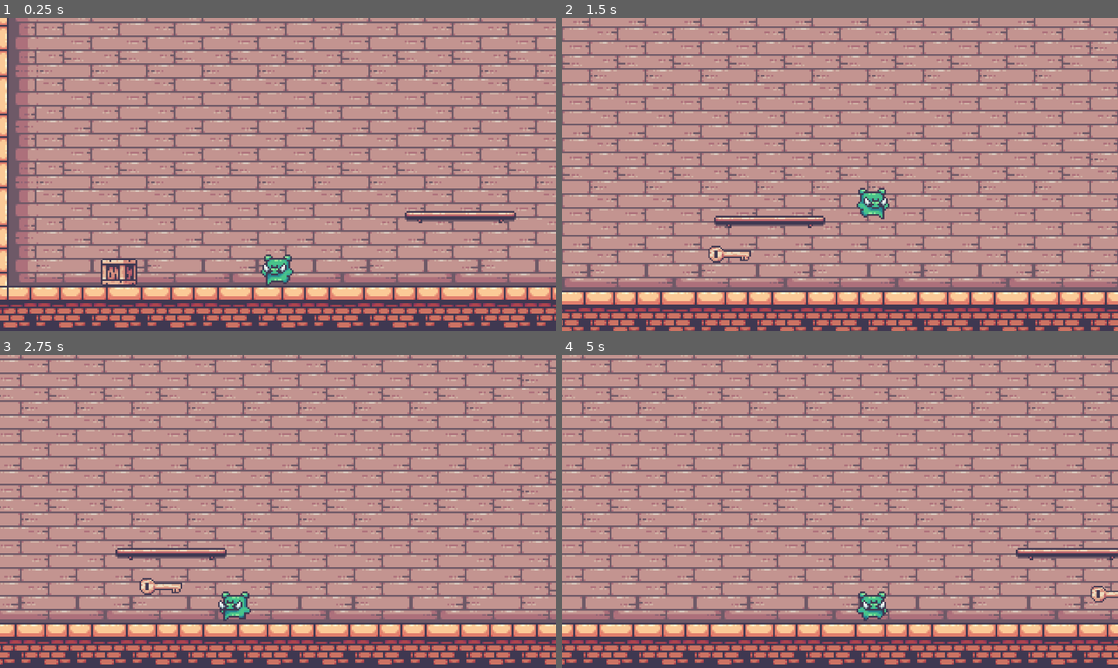
Above: before the commit, frames 1-4 (two rows, left to right).
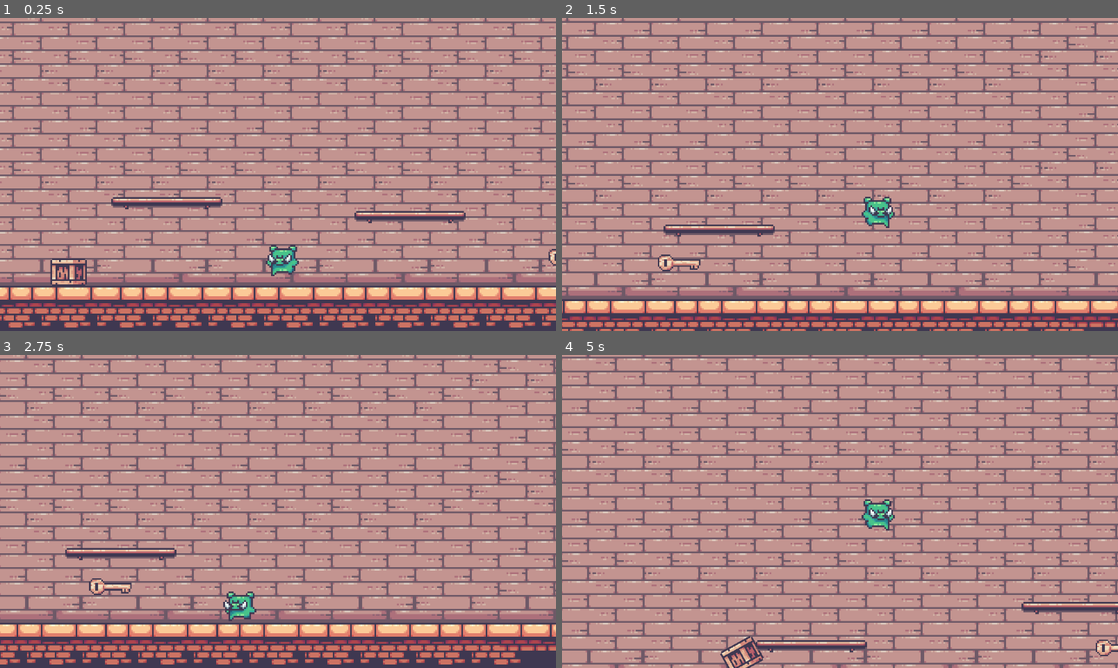
Above: after the commit, the same moments.

Repository: BulldozerDevv/Out-Of-Reach
Game: Godot game, scene res://Scenes/main_level.tscn
Same seed, same stepped clock (60 frames per second), same inputs: the game is played once before the commit and once after it. Before the commit the project has no main scene; this scene is started directly in both runs.
Inputs:
- Up to frame 1 (0.25 s): no input
- Up to frame 2 (1.5 s): hold Right (right) from 0.53 s (still down); tap Space (jump) at 0.77 s
- Up to frame 3 (2.75 s): tap Space (jump) at 1.52 s; release Right (right) at 2.03 s; hold Left (left) from 2.03 s (still down)
- Up to frame 4 (5 s): tap Space (jump) at 3.02, 3.77, 4.52 s; release Left (left) at 4.28 s; hold Right (right) from 4.28 s (still down)

The runs differ from the first frame. In frame 1, 25% of the frame differs, in the area x 0-100%, y 0-99%; in frame 2, 52%; in frame 3, 21%; in frame 4, 55%, in the area x 0-100%, y 0-100%.

Commit message:
Disappearing Platform added (no bugs) FINALLLLLYYY!!!!!

Diff:
--- /dev/null
+++ b/Scenes/disappearingplatform.tscn
@@ -0,0 +1,32 @@
+[gd_scene load_steps=5 format=3 uid="uid://cdkf3c60sc4u1"]
+
+[ext_resource type="Texture2D" uid="uid://dumv7ut8ojxsg" path="res://Sprites/Platform.png" id="1_8j3ia"]
+[ext_resource type="Script" uid="uid://1hx8wroyn2ht" path="res://Scripts/disappearingplatform.gd" id="1_rda1u"]
+
+[sub_resource type="RectangleShape2D" id="RectangleShape2D_rda1u"]
+size = Vector2(60, 5)
+
+[sub_resource type="RectangleShape2D" id="RectangleShape2D_xmkr7"]
+size = Vector2(60, 10)
+
+[node name="DisappearingPlatform" type="StaticBody2D"]
+script = ExtResource("1_rda1u")
+
+[node name="CollisionShape2D" type="CollisionShape2D" parent="."]
+position = Vector2(0, 0.5)
+shape = SubResource("RectangleShape2D_rda1u")
+
+[node name="Sprite2D" type="Sprite2D" parent="."]
+texture_filter = 1
+texture = ExtResource("1_8j3ia")
+
+[node name="Area2D" type="Area2D" parent="."]
+
+[node name="CollisionShape2D" type="CollisionShape2D" parent="Area2D"]
+position = Vector2(0, -3)
+shape = SubResource("RectangleShape2D_xmkr7")
+
+[node name="Timer" type="Timer" parent="."]
+
+[connection signal="body_entered" from="Area2D" to="." method="_on_area_2d_body_entered"]
+[connection signal="timeout" from="Timer" to="." method="_on_timer_timeout"]
--- a/Scenes/main_level.tscn
+++ b/Scenes/main_level.tscn
@@ -6,6 +6,7 @@
 [ext_resource type="Texture2D" uid="uid://gewa1oiwlmuv" path="res://Sprites/14-TileSets/Decorations (32x32).png" id="5_236hc"]
 [ext_resource type="PackedScene" uid="uid://b5614fhgoybvr" path="res://Scenes/key.tscn" id="5_a2ia3"]
 [ext_resource type="PackedScene" uid="uid://bd41uvo1k3hmu" path="res://Scenes/movingplatform.tscn" id="7_lwkuy"]
+[ext_resource type="PackedScene" uid="uid://cdkf3c60sc4u1" path="res://Scenes/disappearingplatform.tscn" id="7_tqiex"]
 
 [sub_resource type="TileSetAtlasSource" id="TileSetAtlasSource_lwkuy"]
 texture = ExtResource("4_a2ia3")
@@ -543,29 +544,29 @@
 format = 2
 layer_0/tile_data = PackedInt32Array(1572877, 983040, 4, 1310733, 720896, 3, 1376269, 720896, 4, 1441805, 720896, 5, 15 …(52882 unchanged characters)…
 
-[node name="Player" parent="." instance=ExtResource("2_ikcpc")]
-position = Vector2(376, 344)
-collision_layer = 2
+[node name="Box" parent="." instance=ExtResource("3_5erdv")]
+position = Vector2(288, 352)
+collision_layer = 4
 collision_mask = 7
 
-[node name="Camera2D" type="Camera2D" parent="Player"]
-position = Vector2(3, 5)
+[node name="Key" parent="." instance=ExtResource("5_a2ia3")]
+position = Vector2(576, 368)
+
+[node name="MovingPlatform" parent="." instance=ExtResource("7_lwkuy")]
+position = Vector2(448, 344)
+curve = SubResource("Curve2D_lwkuy")
+loop = false
+
+[node name="DisappearingPlatform" parent="." instance=ExtResource("7_tqiex")]
+position = Vector2(344, 336)
+
+[node name="player" parent="." instance=ExtResource("2_ikcpc")]
+position = Vector2(408, 336)
+
+[node name="Camera2D" type="Camera2D" parent="player"]
 zoom = Vector2(4, 4)
 process_callback = 0
 limit_left = 190
 limit_bottom = 410
 position_smoothing_enabled = true
 position_smoothing_speed = 10.175
-
-[node name="Box" parent="." instance=ExtResource("3_5erdv")]
-position = Vector2(288, 352)
-collision_layer = 4
-collision_mask = 7
-
-[node name="Key" parent="." instance=ExtResource("5_a2ia3")]
-position = Vector2(576, 368)
-
-[node name="MovingPlatform" parent="." instance=ExtResource("7_lwkuy")]
-position = Vector2(448, 344)
-curve = SubResource("Curve2D_lwkuy")
-loop = false
--- a/Scenes/moveable_platform.tscn
+++ /dev/null
@@ -1,67 +0,0 @@
-[gd_scene load_steps=6 format=3 uid="uid://cld6tm3crwsuu"]
-
-[ext_resource type="Texture2D" uid="uid://dumv7ut8ojxsg" path="res://Sprites/Platform.png" id="1_ieq6h"]
-
-[sub_resource type="RectangleShape2D" id="RectangleShape2D_236hc"]
-size = Vector2(85.3333, 4)
-
-[sub_resource type="Animation" id="Animation_lwkuy"]
-length = 6.0
-loop_mode = 1
-tracks/0/type = "value"
-tracks/0/imported = false
-tracks/0/enabled = false
-tracks/0/path = NodePath(".:position")
-tracks/0/interp = 1
-tracks/0/loop_wrap = true
-tracks/0/keys = {
-"times": PackedFloat32Array(0, 3, 6),
-"transitions": PackedFloat32Array(1, 1, 1),
-"update": 0,
-"values": [Vector2(-32, 0), Vector2(-32, 0), Vector2(-32, 0)]
-}
-
-[sub_resource type="Animation" id="Animation_236hc"]
-resource_name = "moving"
-length = 6.0
-loop_mode = 1
-tracks/0/type = "value"
-tracks/0/imported = false
-tracks/0/enabled = true
-tracks/0/path = NodePath(".:position")
-tracks/0/interp = 1
-tracks/0/loop_wrap = true
-tracks/0/keys = {
-"times": PackedFloat32Array(0, 3, 6),
-"transitions": PackedFloat32Array(1, 1, 1),
-"update": 0,
-"values": [Vector2(0, 0), Vector2(119, 0), Vector2(0, 0)]
-}
-
-[sub_resource type="AnimationLibrary" id="AnimationLibrary_tqiex"]
-_data = {
-&"RESET": SubResource("Animation_lwkuy"),
-&"moving": SubResource("Animation_236hc")
-}
-
-[node name="MoveablePlatform" type="AnimatableBody2D"]
-
-[node name="Sprite2D" type="Sprite2D" parent="."]
-texture_filter = 1
-texture = ExtResource("1_ieq6h")
-
-[node name="CollisionShape2D" type="CollisionShape2D" parent="."]
-position = Vector2(0, -1.5)
-scale = Vector2(0.75, 0.75)
-shape = SubResource("RectangleShape2D_236hc")
-
-[node name="CollisionShape2D2" type="CollisionShape2D" parent="."]
-position = Vector2(0, -1.5)
-scale = Vector2(0.75, 0.75)
-shape = SubResource("RectangleShape2D_236hc")
-
-[node name="AnimationPlayer" type="AnimationPlayer" parent="."]
-libraries = {
-&"": SubResource("AnimationLibrary_tqiex")
-}
-autoplay = "moving"
--- a/Scenes/movingplatform.tscn
+++ b/Scenes/movingplatform.tscn
@@ -4,7 +4,22 @@
 [ext_resource type="Texture2D" uid="uid://dumv7ut8ojxsg" path="res://Sprites/Platform.png" id="2_aqx2l"]
 
 [sub_resource type="RectangleShape2D" id="RectangleShape2D_y88h4"]
-size = Vector2(85.333, 4)
+size = Vector2(85.333, 8)
+
+[sub_resource type="Animation" id="Animation_mtfta"]
+length = 0.001
+tracks/0/type = "value"
+tracks/0/imported = false
+tracks/0/enabled = true
+tracks/0/path = NodePath("PathFollow2D:progress_ratio")
+tracks/0/interp = 1
+tracks/0/loop_wrap = true
+tracks/0/keys = {
+"times": PackedFloat32Array(0),
+"transitions": PackedFloat32Array(1),
+"update": 0,
+"values": [0.0]
+}
 
 [sub_resource type="Animation" id="Animation_oju4h"]
 resource_name = "movement"
@@ -23,21 +38,6 @@
 "values": [0.0, 1.0]
 }
 
-[sub_resource type="Animation" id="Animation_mtfta"]
-length = 0.001
-tracks/0/type = "value"
-tracks/0/imported = false
-tracks/0/enabled = true
-tracks/0/path = NodePath("PathFollow2D:progress_ratio")
-tracks/0/interp = 1
-tracks/0/loop_wrap = true
-tracks/0/keys = {
-"times": PackedFloat32Array(0),
-"transitions": PackedFloat32Array(1),
-"update": 0,
-"values": [0.0]
-}
-
 [sub_resource type="AnimationLibrary" id="AnimationLibrary_l6nx0"]
 _data = {
 &"RESET": SubResource("Animation_mtfta"),
@@ -47,24 +47,24 @@
 [node name="MovingPlatform" type="Path2D"]
 script = ExtResource("1_ex7v7")
 
-[node name="AnimatableBody2D" type="AnimatableBody2D" parent="."]
+[node name="Platform" type="AnimatableBody2D" parent="."]
 position = Vector2(25.4257, 0)
 
-[node name="Sprite2D" type="Sprite2D" parent="AnimatableBody2D"]
+[node name="CollisionShape2D" type="CollisionShape2D" parent="Platform"]
+scale = Vector2(0.75, 0.75)
+shape = SubResource("RectangleShape2D_y88h4")
+one_way_collision = true
+
+[node name="Sprite2D" type="Sprite2D" parent="Platform"]
 texture_filter = 1
 texture = ExtResource("2_aqx2l")
-
-[node name="CollisionShape2D" type="CollisionShape2D" parent="AnimatableBody2D"]
-position = Vector2(0, -1.5)
-scale = Vector2(0.75, 0.75)
-shape = SubResource("RectangleShape2D_y88h4")
 
 [node name="PathFollow2D" type="PathFollow2D" parent="."]
 position = Vector2(25.4257, 0)
 progress = 25.4292
 
 [node name="RemoteTransform2D" type="RemoteTransform2D" parent="PathFollow2D"]
-remote_path = NodePath("../../AnimatableBody2D")
+remote_path = NodePath("../../Platform")
 
 [node name="AnimationPlayer" type="AnimationPlayer" parent="."]
 callback_mode_process = 0
--- a/Scenes/player.tscn
+++ b/Scenes/player.tscn
@@ -168,7 +168,7 @@
 [sub_resource type="RectangleShape2D" id="RectangleShape2D_fkybt"]
 size = Vector2(10, 7)
 
-[node name="Player" type="CharacterBody2D"]
+[node name="player" type="CharacterBody2D" groups=["Players"]]
 collision_layer = 3
 script = ExtResource("1_cvnsp")
 
--- /dev/null
+++ b/Scripts/disappearingplatform.gd
@@ -0,0 +1,8 @@
+extends StaticBody2D
+
+func _on_area_2d_body_entered(body):
+	if body.name == 'player':
+		$Timer.start(0.00001)
+
+func _on_timer_timeout():
+	self.position = Vector2(400,366)
--- a/Scripts/moving_platform.gd
+++ b/Scripts/moving_platform.gd
@@ -2,8 +2,8 @@
 
 
 @export var loop: bool = true
-@export var speed: int = 2.0
-@export var speedscale: int = 1.0
+@export var speed: float = 2.0
+@export var speedscale: float = 1.0
 @onready var path = $PathFollow2D
 @onready var anim = $AnimationPlayer
 
@@ -16,5 +16,5 @@
 
 
 # Called every frame. 'delta' is the elapsed time since the previous frame.
-func _process(delta):
+func _process(_delta):
 	path.progress += speed
--- a/Scripts/player.gd
+++ b/Scripts/player.gd
@@ -1,9 +1,11 @@
 extends CharacterBody2D
 const SPEED = 300.0
 const JUMP_VELOCITY = -400.0
-const AIR_DECEL = 300.0  # سرعة التخفيض بالهواء (جربها وغيرها حسب الإحساس اللي تبيه)
+# Velocity of decreasing in air:
+const AIR_DECEL = 300.0
 var OnPlatVelo = Vector2(0,0)
-var air_base_velocity_x = 0.0  # سرعة المنصة وقت آخر لحظة كنت فيها على الأرض
+# Platformer's velocity at the last time the player was in the ground:
+var air_base_velocity_x = 0.0
 var pushforce = 80.0
 @onready var animated_sprite_2d = $AnimatedSprite2D
 
@@ -21,7 +23,7 @@
 	else:
 		var target_x = 0.0 if is_on_floor() else air_base_velocity_x
 		velocity.x = move_toward(velocity.x, target_x, AIR_DECEL if not is_on_floor() else SPEED)
-	# الأنيميشن
+	# Animation
 	if not is_on_floor():
 		if velocity.y < 0:
 			animated_sprite_2d.play("Jump")
@@ -37,7 +39,7 @@
 	for i in get_slide_collision_count():
 		var c = get_slide_collision(i)
 		if c.get_collider() is RigidBody2D:
-			c.get_collider().apply_central_impulse(-c.get_normal()*pushforce)
+			c.get_collider().apply_central_impulse(-c.get_normal() * pushforce)
 
 func _ready():
 	animated_sprite_2d.play("Idle")
--- a/project.godot
+++ b/project.godot
@@ -11,7 +11,8 @@
 [application]
 
 config/name="Out OF Reach"
-config/features=PackedStringArray("4.4", "Mobile")
+run/main_scene="res://Scenes/main_level.tscn"
+config/features=PackedStringArray("4.2", "Mobile")
 config/icon="res://Sprites/icon.svg"
 
 [display]
@@ -22,26 +23,27 @@
 [global_group]
 
 Boxes=""
+Players=""
 
 [input]
 
 right={
 "deadzone": 0.2,
-"events": [Object(InputEventKey,"resource_local_to_scene":fa …(175 unchanged characters)… ode":4194321,"key_label":0,"unicode":0,"location":0,"echo":false,"script":null)
-, Object(InputEventKey,"resource_local_to_scene":false,"reso …(163 unchanged characters)… eycode":68,"key_label":0,"unicode":100,"location":0,"echo":false,"script":null)
+"events": [Object(InputEventKey,"resource_local_to_scene":fa …(175 unchanged characters)… ode":4194321,"key_label":0,"unicode":0,"echo":false,"script":null)
+, Object(InputEventKey,"resource_local_to_scene":false,"reso …(163 unchanged characters)… eycode":68,"key_label":0,"unicode":100,"echo":false,"script":null)
 ]
 }
 left={
 "deadzone": 0.2,
-"events": [Object(InputEventKey,"resource_local_to_scene":fa …(175 unchanged characters)… ode":4194319,"key_label":0,"unicode":0,"location":0,"echo":false,"script":null)
-, Object(InputEventKey,"resource_local_to_scene":false,"reso …(162 unchanged characters)… keycode":65,"key_label":0,"unicode":97,"location":0,"echo":false,"script":null)
+"events": [Object(InputEventKey,"resource_local_to_scene":fa …(175 unchanged characters)… ode":4194319,"key_label":0,"unicode":0,"echo":false,"script":null)
+, Object(InputEventKey,"resource_local_to_scene":false,"reso …(162 unchanged characters)… keycode":65,"key_label":0,"unicode":97,"echo":false,"script":null)
 ]
 }
 jump={
 "deadzone": 0.2,
-"events": [Object(InputEventKey,"resource_local_to_scene":fa …(171 unchanged characters)… keycode":32,"key_label":0,"unicode":32,"location":0,"echo":false,"script":null)
-, Object(InputEventKey,"resource_local_to_scene":false,"reso …(163 unchanged characters)… eycode":87,"key_label":0,"unicode":119,"location":0,"echo":false,"script":null)
-, Object(InputEventKey,"resource_local_to_scene":false,"reso …(166 unchanged characters)… ode":4194320,"key_label":0,"unicode":0,"location":0,"echo":false,"script":null)
+"events": [Object(InputEventKey,"resource_local_to_scene":fa …(171 unchanged characters)… keycode":32,"key_label":0,"unicode":32,"echo":false,"script":null)
+, Object(InputEventKey,"resource_local_to_scene":false,"reso …(163 unchanged characters)… eycode":87,"key_label":0,"unicode":119,"echo":false,"script":null)
+, Object(InputEventKey,"resource_local_to_scene":false,"reso …(166 unchanged characters)… ode":4194320,"key_label":0,"unicode":0,"echo":false,"script":null)
 ]
 }
 
Not shown: 1 places in Scenes/main_level.tscn that only renumber resources
Not shown, added: Scripts/disappearingplatform.gd.uid
